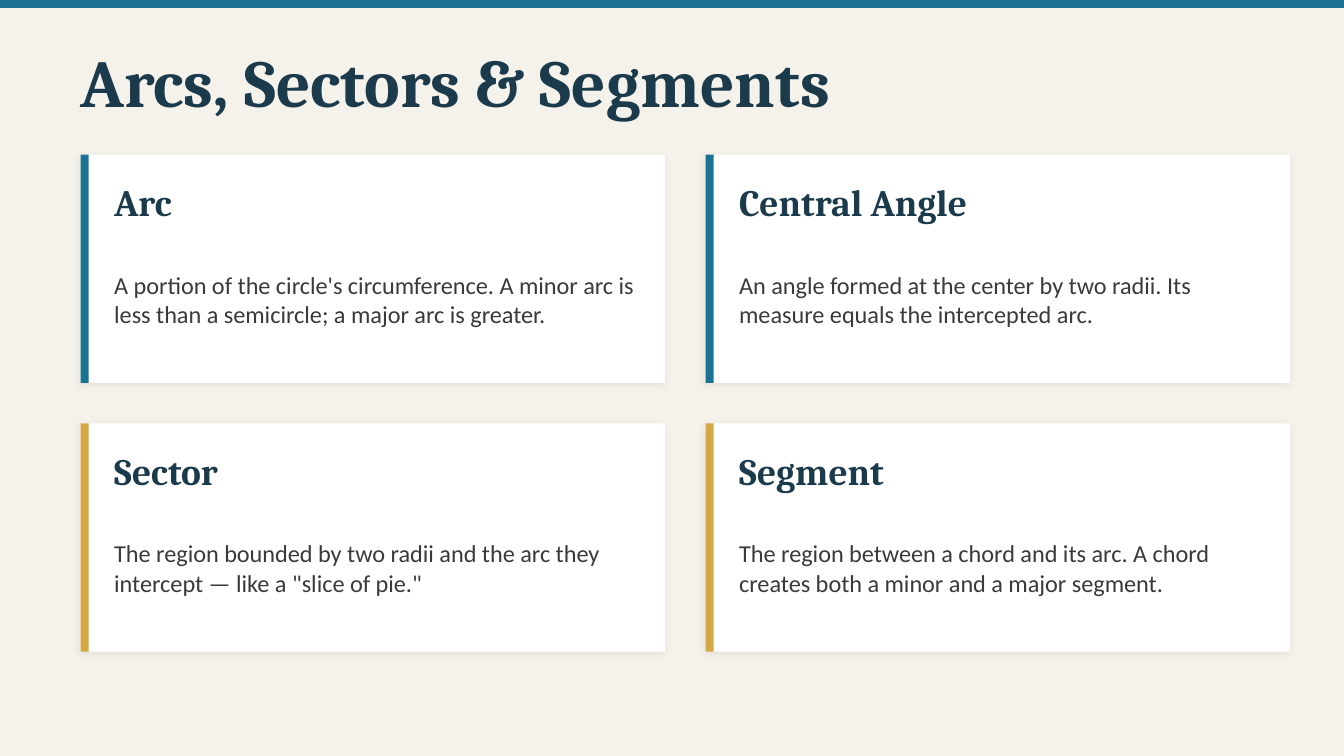
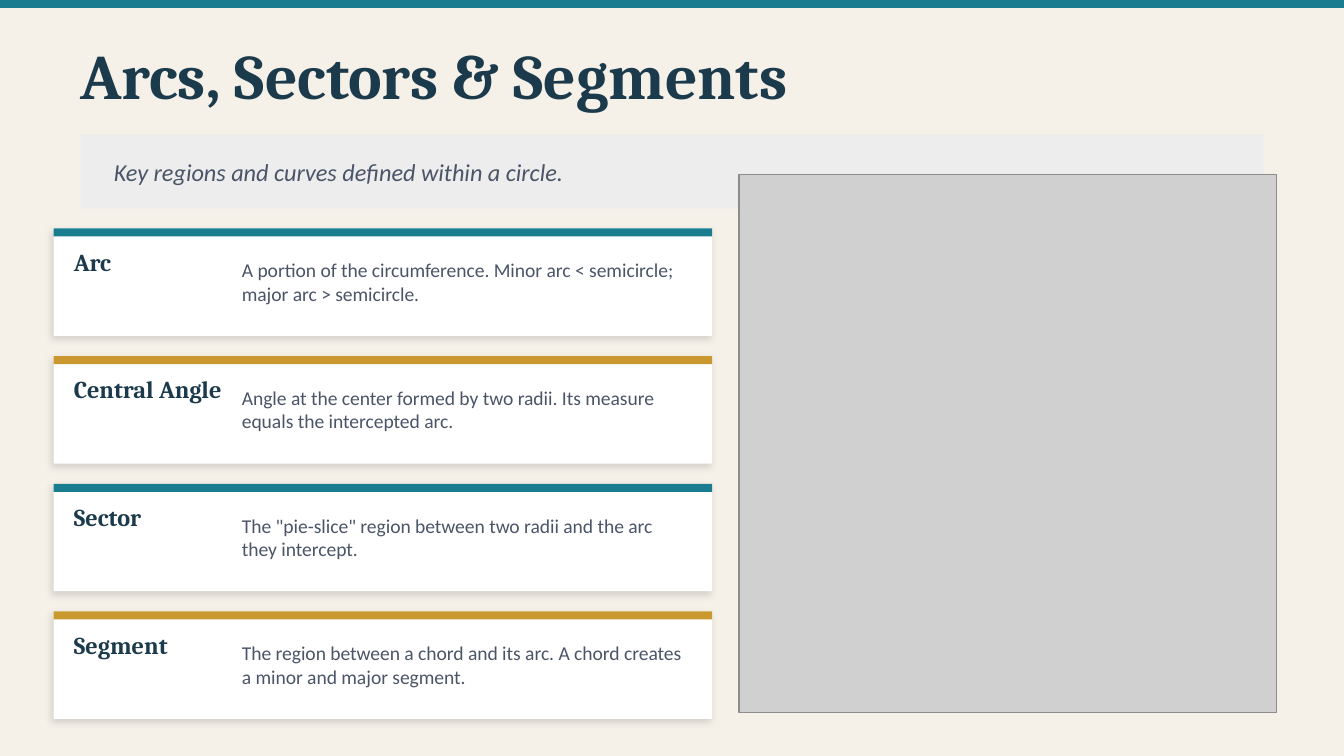
Before and after one commit to andrewhvolk/andrewhvolk.github.io, a slide deck: slide 7 of slides/Math130Unit2D.pptx (slide 5 before the commit). Drawn at 1344x756 pixels with LibreOffice and Linux fonts; fonts in the diff are those of the drawing; grey boxes stand for pictures. Boxes give left, top, right and bottom in pixels: in the first picture for what was removed or moved away, otherwise in the second. Text is boxed around its words. In the diff, an @@ line names an element or a change of style, - is before the commit and + after.

Commit message:
Updated Circles Slides

```diff
--- a/slides/Math130Unit2D.pptx
+++ b/slides/Math130Unit2D.pptx
@@ background #F5F2EB to #F5F0E8 @@
@@ text "Arcs, Sectors & Segments" at (81, 56, 788, 113): size 36 to 34 pt @@
@@ rectangle added at (81, 134, 1263, 208), fill #EDEDED @@
@@ rectangle removed at (81, 155, 89, 383) @@
@@ text added at (114, 164, 563, 185), 13 pt, text #4A5568, italic @@
+Key regions and curves defined within a circle.
@@ rectangle removed at (706, 155, 1290, 383) @@
@@ rectangle removed at (706, 155, 714, 383) @@
@@ picture added at (739, 175, 1277, 712) @@
@@ rectangle at (54, 228, 712, 336): shadow changed @@
@@ rectangle: place and size @@
-rectangle at (81, 155, 665, 383)
+rectangle at (54, 228, 712, 336)
@@ rectangle added at (54, 228, 712, 237), fill #1A7C8F @@
@@ text "Arc": place and size @@
-text "Arc" at (114, 191, 171, 217)
+text "Arc" at (74, 254, 111, 271)
@@ text at (242, 263, 673, 305): text changed; size 13 to 10.5 pt; text colour #3A3A3A to #4A5568 @@
-A portion of the circle's circumference. A minor arc is less than a semicircle; a major arc is greater.
+A portion of the circumference. Minor arc < semicircle; major arc > semicircle.
@@ rectangle added at (54, 356, 712, 464), fill #FFFFFF @@
@@ rectangle added at (54, 356, 712, 364), fill #C9982E @@
@@ text "Central Angle": place and size @@
-text "Central Angle" at (739, 190, 967, 224)
+text "Central Angle" at (74, 381, 221, 404)
@@ text at (242, 391, 654, 431): text changed; size 13 to 10.5 pt; text colour #3A3A3A to #4A5568 @@
-An angle formed at the center by two radii. Its measure equals the intercepted arc.
+Angle at the center formed by two radii. Its measure equals the intercepted arc.
@@ rectangle removed at (81, 423, 89, 652) @@
@@ rectangle removed at (706, 423, 1290, 652) @@
@@ rectangle removed at (706, 423, 714, 652) @@
@@ rectangle: place and size @@
-rectangle at (81, 423, 665, 652)
+rectangle at (54, 484, 712, 591)
@@ rectangle at (54, 484, 712, 591): shadow changed @@
@@ rectangle added at (54, 484, 712, 492), fill #1A7C8F @@
@@ text "Sector": place and size @@
-text "Sector" at (114, 460, 218, 486)
+text "Sector" at (74, 509, 141, 526)
@@ text at (242, 519, 652, 559): text changed; size 13 to 10.5 pt; text colour #3A3A3A to #4A5568 @@
-The region bounded by two radii and the arc they intercept — like a "slice of pie."
+The "pie-slice" region between two radii and the arc they intercept.
@@ rectangle added at (54, 612, 712, 719), fill #FFFFFF @@
@@ rectangle added at (54, 612, 712, 620), fill #C9982E @@
@@ size 20 to 13 pt in 4 elements at (74, 509, 141, 526), (74, 254, 111, 271), (74, 381, 221, 404), (74, 637, 168, 660) @@
@@ text "Segment": place and size @@
-text "Segment" at (739, 460, 884, 493)
+text "Segment" at (74, 637, 168, 660)
@@ text at (242, 646, 681, 688): text changed; size 13 to 10.5 pt; text colour #3A3A3A to #4A5568 @@
-The region between a chord and its arc. A chord creates both a minor and a major segment.
+The region between a chord and its arc. A chord creates a minor and major segment.
```
Also in this commit, not shown: 21 other slides changed, 8 slides added, 2 slides removed, 1 other file.
